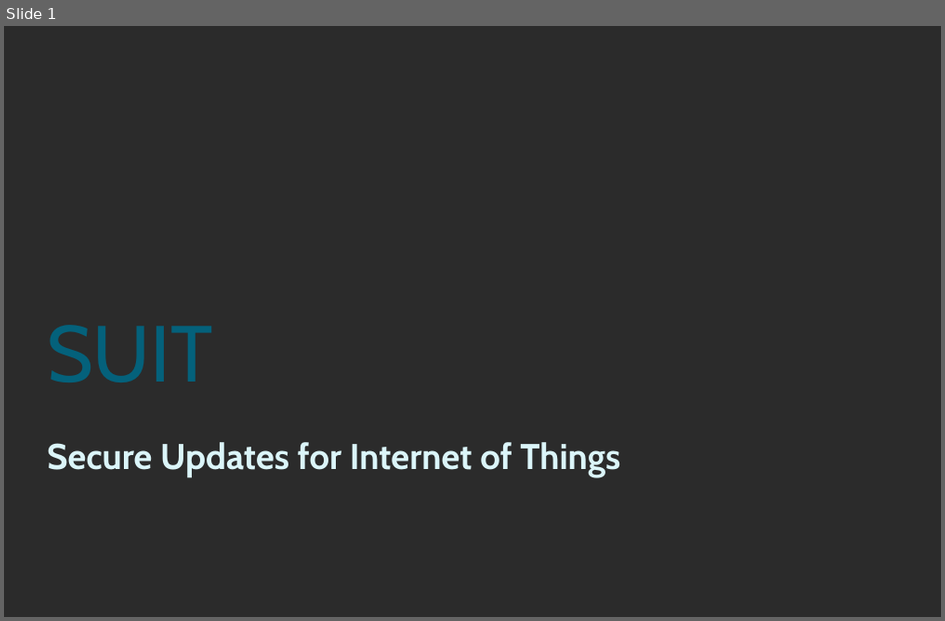
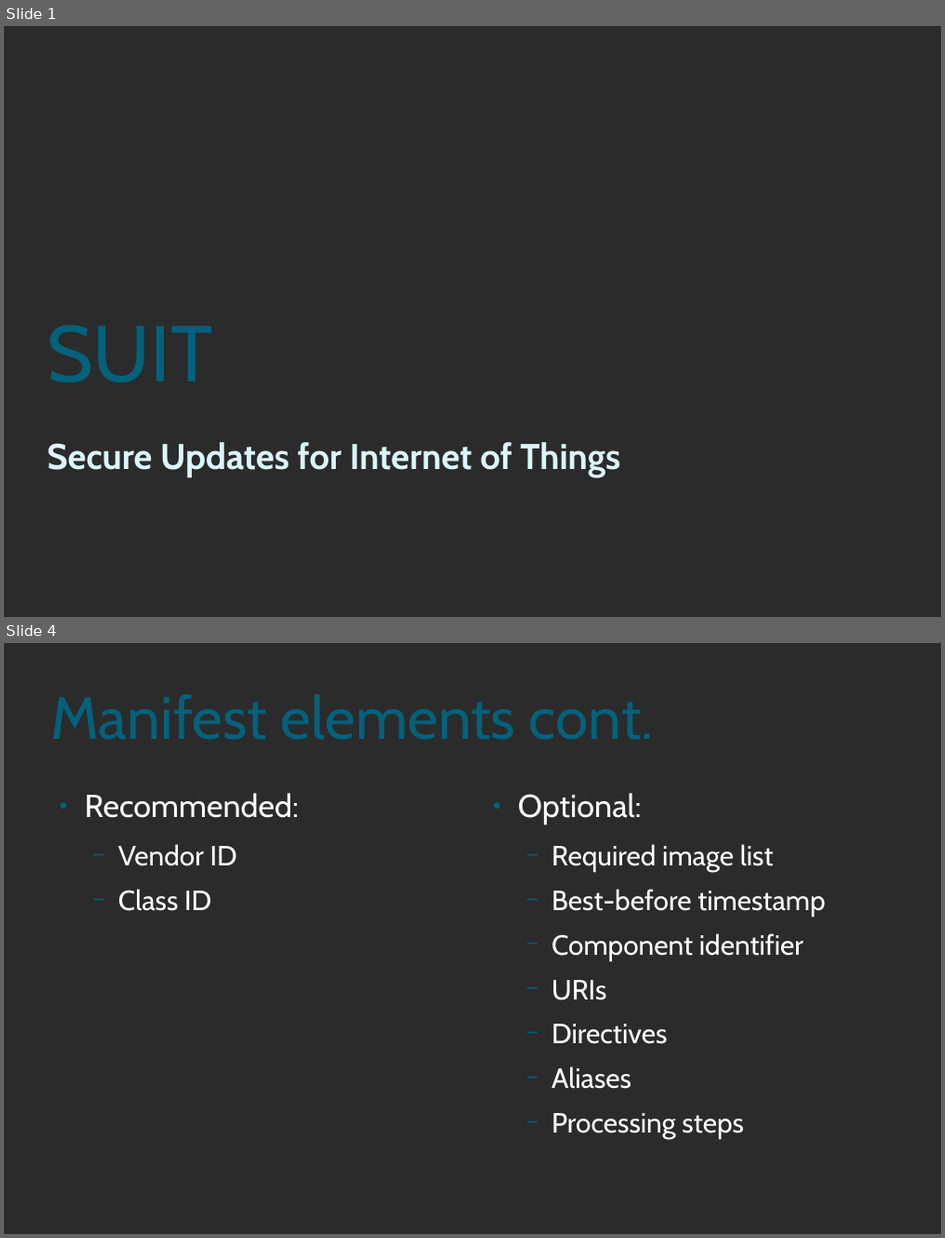
Before and after one commit to SimonCarlson/thesis, a slide deck: suit-presentation.odp. Shown one above the other, each under a label of ours: slide 1 before the commit, slides 1 and 4 after it; the slides between them are not shown. The pictures are 945x621 and 945x1238 pixels, drawn with LibreOffice and Linux fonts; fonts in the diff are those of the drawing; background and template pictures are left out; a plain dark background stands for a picture behind light text. Boxes give left, top, right and bottom in pixels: in the first picture for what was removed or moved away, otherwise in the second. Text is boxed around its words. In the diff, an @@ line names an element or a change of style, - is before the commit and + after.

```diff
--- a/suit-presentation.odp
+++ b/suit-presentation.odp
@@ slide 4 added at box(4, 643, 941, 1234), background picture (left out) @@
@@ title added at box(51, 666, 895, 765), 60 pt, text #04617B @@
+Manifest elements cont.
@@ text added at box(85, 793, 299, 911), 28 pt, text #FFFFFF @@
+● Recommended:
+  − Vendor ID
+  − Class ID
@@ text added at box(518, 793, 825, 1139), 28 pt, text #FFFFFF @@
+● Optional:
+  − Required image list
+  − Best-before timestamp
+  − Component identifier
+  − URIs
+  − Directives
+  − Aliases
+  − Processing steps
```
Also in this commit, not shown: 5 other slides added, 2 slides removed.
